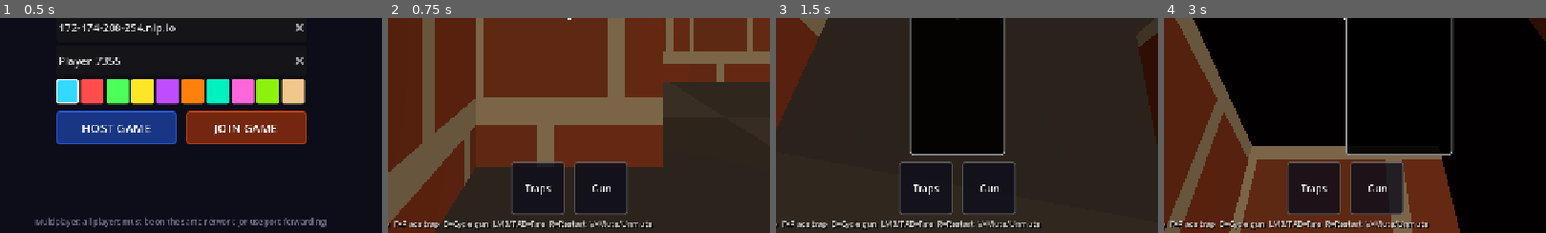
Above: before the commit, frames 1-4 (left to right).
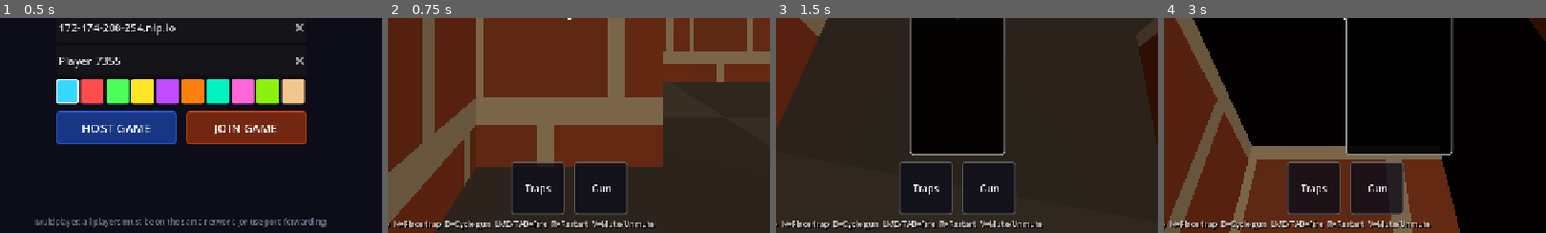
Above: after the commit, the same moments.

Repository: jyacine/trapbattle
Game: Godot game, scene res://scenes/Main.tscn
Same seed, same stepped clock (60 frames per second), same inputs: the game is played once before the commit and once after it.
Inputs:
- Up to frame 1 (0.5 s): no input
- Up to frame 2 (0.75 s): click "SINGLE PLAYER (vs Robot AI)" at 0.5 s
- Up to frame 3 (1.5 s): click "Traps" at 1.25 s
- Up to frame 4 (3 s): click "Gun" at 2 s; click "► [1] Empty" at 2.75 s
The pictures show only the part of the screen within x 26-76%, y 50-100%; the shares and areas given below are measured in that part.

Frame 1 is identical in both runs. In frame 2, 1.6% of the frame differs, in the area x 2-70%, y 94-99%; in frame 3, 1.5%; in frame 4, 1.7%.

Commit message:
fix: SPACE trap cycle, N=place trap, bigger gun icons, realistic SVGs
- SPACE now cycles trap via ui_accept action (avoids browser interception)
- N key places active trap (replaces F)
- Shotgun/machinegun pickup sprites larger (0.012/0.011 vs pistol 0.007)
- pixel_size also updated on respawn in _update_icon()
- Redesigned icon_shotgun.svg: double-barrel, wood stock/pump, shading
- Redesigned icon_machinegun.svg: boxy receiver, carry handle, box mag, vent holes

Co-Authored-By: Claude Haiku 4.5 <noreply@anthropic.com>

Diff:
--- a/assets/icons/icon_machinegun.svg
+++ b/assets/icons/icon_machinegun.svg
@@ -1,16 +1,67 @@
-<svg xmlns="http://www.w3.org/2000/svg" viewBox="0 0 64 64">
-  <!-- Receiver (boxy) -->
-  <rect x="14" y="22" width="24" height="16" rx="2" fill="white"/>
+<svg xmlns="http://www.w3.org/2000/svg" viewBox="0 0 128 64">
+  <defs>
+    <linearGradient id="mg_dark" x1="0" y1="0" x2="0" y2="1">
+      <stop offset="0%" stop-color="#7a7a84"/>
+      <stop offset="50%" stop-color="#a8a8b4"/>
+      <stop offset="100%" stop-color="#4a4a52"/>
+    </linearGradient>
+    <linearGradient id="mg_barrel" x1="0" y1="0" x2="0" y2="1">
+      <stop offset="0%" stop-color="#909098"/>
+      <stop offset="50%" stop-color="#c8c8d0"/>
+      <stop offset="100%" stop-color="#606068"/>
+    </linearGradient>
+    <linearGradient id="mg_mag" x1="0" y1="0" x2="0" y2="1">
+      <stop offset="0%" stop-color="#686870"/>
+      <stop offset="100%" stop-color="#3a3a42"/>
+    </linearGradient>
+  </defs>
+  <!-- Carry handle / sight rail on top of receiver -->
+  <rect x="42" y="12" width="30" height="9" rx="2" fill="url(#mg_dark)"/>
+  <rect x="46" y="14" width="7" height="5" rx="1" fill="#2a2a30"/>
+  <rect x="60" y="14" width="7" height="5" rx="1" fill="#2a2a30"/>
+
+  <!-- Main receiver (boxy) -->
+  <rect x="38" y="20" width="38" height="20" rx="3" fill="url(#mg_dark)"/>
+  <!-- Charging handle slot -->
+  <rect x="68" y="22" width="5" height="8" rx="1" fill="#2a2a30"/>
+  <rect x="70" y="23" width="4" height="6" rx="0.5" fill="#555560"/>
+
   <!-- Long barrel -->
-  <rect x="36" y="27" width="26" height="6" rx="1" fill="white"/>
-  <!-- Muzzle brake notch -->
-  <rect x="58" y="25" width="4" height="10" rx="1" fill="white"/>
-  <!-- Box magazine (hangs below) -->
-  <rect x="20" y="38" width="10" height="14" rx="2" fill="white"/>
-  <!-- Carry handle / sight rail on top -->
-  <rect x="16" y="18" width="20" height="5" rx="1" fill="white"/>
-  <!-- Grip -->
-  <rect x="10" y="32" width="7" height="12" rx="2" fill="white"/>
+  <rect x="5" y="25" width="35" height="8" rx="2" fill="url(#mg_barrel)"/>
+  <!-- Barrel vent holes -->
+  <circle cx="12" cy="29" r="2" fill="#3a3a42"/>
+  <circle cx="19" cy="29" r="2" fill="#3a3a42"/>
+  <circle cx="26" cy="29" r="2" fill="#3a3a42"/>
+  <!-- Muzzle brake -->
+  <rect x="2" y="23" width="6" height="12" rx="1" fill="#606068"/>
+  <line x1="2" y1="27" x2="8" y2="27" stroke="#4a4a52" stroke-width="1.5"/>
+  <line x1="2" y1="32" x2="8" y2="32" stroke="#4a4a52" stroke-width="1.5"/>
+
+  <!-- Rear stock / buffer tube -->
+  <rect x="74" y="25" width="28" height="12" rx="4" fill="url(#mg_dark)"/>
+  <rect x="99" y="24" width="5" height="14" rx="2" fill="#3a3a42"/>
+
+  <!-- Box magazine hanging below -->
+  <rect x="50" y="40" width="16" height="20" rx="3" fill="url(#mg_mag)"/>
+  <!-- Magazine texture -->
+  <line x1="53" y1="44" x2="63" y2="44" stroke="#555560" stroke-width="1"/>
+  <line x1="53" y1="48" x2="63" y2="48" stroke="#555560" stroke-width="1"/>
+  <line x1="53" y1="52" x2="63" y2="52" stroke="#555560" stroke-width="1"/>
+  <!-- Magazine release notch -->
+  <rect x="48" y="41" width="3" height="5" rx="1" fill="#4a4a52"/>
+
+  <!-- Pistol grip -->
+  <polygon points="72,40 82,40 80,58 70,58" fill="url(#mg_dark)"/>
+  <!-- Grip texture -->
+  <line x1="72" y1="43" x2="80" y2="43" stroke="#3a3a42" stroke-width="0.8"/>
+  <line x1="72" y1="47" x2="80" y2="47" stroke="#3a3a42" stroke-width="0.8"/>
+  <line x1="72" y1="51" x2="80" y2="51" stroke="#3a3a42" stroke-width="0.8"/>
+  <line x1="72" y1="55" x2="80" y2="55" stroke="#3a3a42" stroke-width="0.8"/>
+
   <!-- Trigger guard -->
-  <rect x="12" y="38" width="10" height="4" rx="2" fill="white"/>
+  <path d="M62,40 Q66,52 72,40" stroke="#505058" stroke-width="2.5" fill="none"/>
+  <line x1="66" y1="40" x2="67" y2="46" stroke="#404040" stroke-width="2"/>
+
+  <!-- Front sight post -->
+  <rect x="33" y="22" width="3" height="5" rx="0.5" fill="#505058"/>
 </svg>
--- a/assets/icons/icon_shotgun.svg
+++ b/assets/icons/icon_shotgun.svg
@@ -1,14 +1,52 @@
-<svg xmlns="http://www.w3.org/2000/svg" viewBox="0 0 64 64">
-  <!-- Stock -->
-  <rect x="2" y="34" width="18" height="10" rx="2" fill="white"/>
-  <!-- Receiver body -->
-  <rect x="18" y="28" width="20" height="14" rx="2" fill="white"/>
-  <!-- Barrel (long, thin) -->
-  <rect x="36" y="30" width="26" height="6" rx="1" fill="white"/>
-  <!-- Pump slide under barrel -->
-  <rect x="32" y="36" width="14" height="5" rx="1" fill="white"/>
+<svg xmlns="http://www.w3.org/2000/svg" viewBox="0 0 128 64">
+  <defs>
+    <linearGradient id="sg_barrel" x1="0" y1="0" x2="0" y2="1">
+      <stop offset="0%" stop-color="#b0b0b8"/>
+      <stop offset="50%" stop-color="#d8d8e0"/>
+      <stop offset="100%" stop-color="#808088"/>
+    </linearGradient>
+    <linearGradient id="sg_wood" x1="0" y1="0" x2="0" y2="1">
+      <stop offset="0%" stop-color="#c47a30"/>
+      <stop offset="60%" stop-color="#e8a050"/>
+      <stop offset="100%" stop-color="#8b4e18"/>
+    </linearGradient>
+    <linearGradient id="sg_metal" x1="0" y1="0" x2="0" y2="1">
+      <stop offset="0%" stop-color="#909098"/>
+      <stop offset="50%" stop-color="#c0c0cc"/>
+      <stop offset="100%" stop-color="#606068"/>
+    </linearGradient>
+  </defs>
+  <!-- Stock wood -->
+  <polygon points="86,27 120,25 124,38 88,42" fill="url(#sg_wood)"/>
+  <rect x="120" y="25" width="6" height="14" rx="2" fill="#4a2a0a"/>
+  <!-- Receiver -->
+  <rect x="60" y="21" width="30" height="21" rx="3" fill="url(#sg_metal)"/>
+  <rect x="66" y="24" width="14" height="9" rx="1" fill="#3a3a42"/>
+  <!-- Top barrel -->
+  <rect x="5" y="23" width="57" height="7" rx="2" fill="url(#sg_barrel)"/>
+  <!-- Bottom barrel -->
+  <rect x="5" y="31" width="57" height="7" rx="2" fill="url(#sg_barrel)"/>
+  <!-- Barrel rib -->
+  <rect x="9" y="29" width="49" height="3" fill="#a0a0a8"/>
+  <!-- Muzzle -->
+  <rect x="3" y="22" width="5" height="17" rx="1" fill="#606068"/>
+  <!-- Pump forend -->
+  <rect x="18" y="37" width="34" height="9" rx="3" fill="url(#sg_wood)"/>
+  <line x1="25" y1="37" x2="25" y2="46" stroke="#7a4010" stroke-width="1.2"/>
+  <line x1="32" y1="37" x2="32" y2="46" stroke="#7a4010" stroke-width="1.2"/>
+  <line x1="39" y1="37" x2="39" y2="46" stroke="#7a4010" stroke-width="1.2"/>
+  <line x1="46" y1="37" x2="46" y2="46" stroke="#7a4010" stroke-width="1.2"/>
   <!-- Trigger guard -->
-  <rect x="22" y="42" width="10" height="4" rx="2" fill="white"/>
+  <path d="M70,42 Q74,52 80,42" stroke="#606068" stroke-width="2.5" fill="none"/>
+  <line x1="74" y1="42" x2="75" y2="48" stroke="#404040" stroke-width="2"/>
   <!-- Grip -->
-  <rect x="20" y="40" width="8" height="12" rx="2" fill="white"/>
+  <polygon points="80,42 90,42 88,58 78,58" fill="url(#sg_wood)"/>
+  <line x1="81" y1="45" x2="87" y2="45" stroke="#7a4010" stroke-width="0.8"/>
+  <line x1="81" y1="49" x2="87" y2="49" stroke="#7a4010" stroke-width="0.8"/>
+  <line x1="81" y1="53" x2="87" y2="53" stroke="#7a4010" stroke-width="0.8"/>
+  <!-- Sights -->
+  <rect x="7" y="20" width="3" height="4" rx="0.5" fill="#505058"/>
+  <rect x="56" y="19" width="6" height="4" rx="0.5" fill="#505058"/>
+  <!-- Sling swivel -->
+  <circle cx="22" cy="43" r="2" fill="#808088"/>
 </svg>
--- a/scripts/gun_box.gd
+++ b/scripts/gun_box.gd
@@ -76,12 +76,16 @@
 func _update_icon() -> void:
 	if _sprite:
 		_sprite.texture = load(GUN_ICONS[gun_type])
+		const PIXEL_SIZES: Array = [0.007, 0.012, 0.011]
+		_sprite.pixel_size = PIXEL_SIZES[gun_type]
 
 func _build_visual() -> void:
 	# Gun icon sprite — always faces the player
 	_sprite = Sprite3D.new()
 	_sprite.texture = load(GUN_ICONS[gun_type])
-	_sprite.pixel_size = 0.007
+	# Larger weapons get a bigger world-space icon so they read clearly from a distance
+	const PIXEL_SIZES: Array = [0.007, 0.012, 0.011]   # pistol, shotgun, machinegun
+	_sprite.pixel_size = PIXEL_SIZES[gun_type]
 	_sprite.billboard = BaseMaterial3D.BILLBOARD_ENABLED
 	_sprite.no_depth_test = true
 	_sprite.position = Vector3(0, 0.8, 0)
--- a/scripts/player.gd
+++ b/scripts/player.gd
@@ -269,10 +269,17 @@
 			pitch = clamp(pitch, -PI / 3.0, PI / 3.0)
 			camera_node.rotation.x = pitch
 
+	# KEY_SPACE is mapped to ui_accept in Godot's default InputMap, which means
+	# InputEventKey for SPACE may be consumed by the GUI layer before we see it.
+	# Catching it via action avoids the conflict.
+	if event.is_action_pressed("ui_accept") and not event.is_echo():
+		_cycle_trap_slot()
+		get_viewport().set_input_as_handled()
+		return
+
 	if event is InputEventKey and event.pressed and not event.echo:
 		match event.keycode:
-			KEY_SPACE:  _cycle_trap_slot()   # cycle to next non-empty trap slot
-			KEY_F:      _try_place()          # place active trap
+			KEY_N:      _try_place()          # place active trap
 			KEY_TAB:    _fire_gun()
 			KEY_B:      _cycle_gun_slot()     # cycle between 2 gun slots
 			KEY_1:      active_trap_slot = 0
--- a/scripts/ui_manager.gd
+++ b/scripts/ui_manager.gd
@@ -203,7 +203,7 @@
 	var is_mp     = multiplayer.has_multiplayer_peer()
 	var voice_hint = "  V=Mute/Unmute" if is_mp else ""
 	_hint_label = _make_label(
-		"W/S=Move  ←/→=Strafe  Q/E=Turn  SPACE=Cycle trap  F=Place trap  B=Cycle gun  LMB/TAB=Fire  R=Restart" + voice_hint,
+		"W/S=Move  ←/→=Strafe  Q/E=Turn  SPACE=Cycle trap  N=Place trap  B=Cycle gun  LMB/TAB=Fire  R=Restart" + voice_hint,
 		0, 0, 13, Color(0.8, 0.8, 0.8)
 	)
 	_hint_label.anchor_left   = 0.0; _hint_label.anchor_right = 1.0
